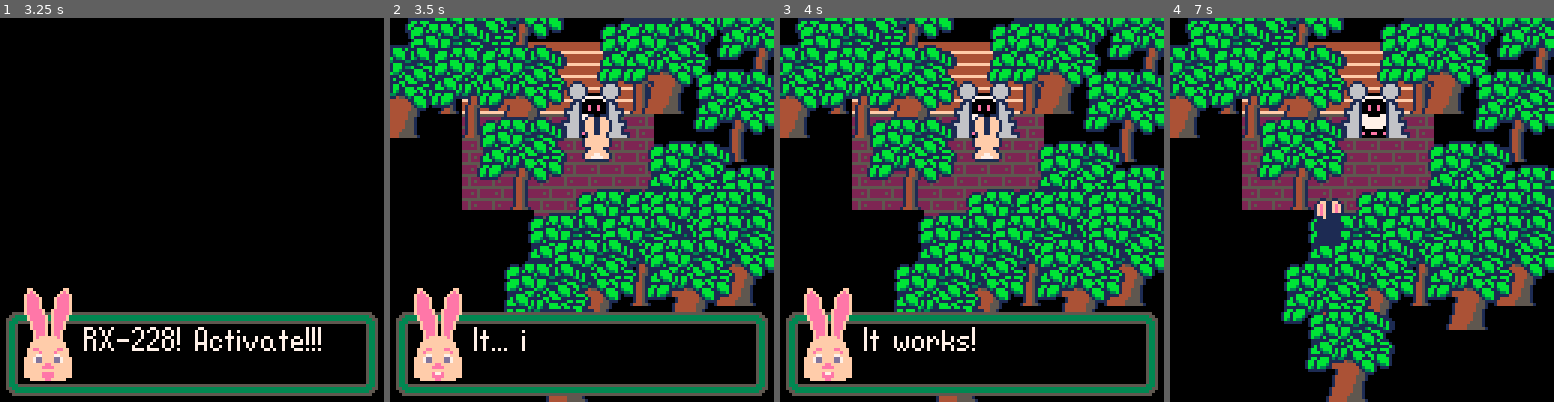
Above: before the commit, frames 1-4 (left to right).
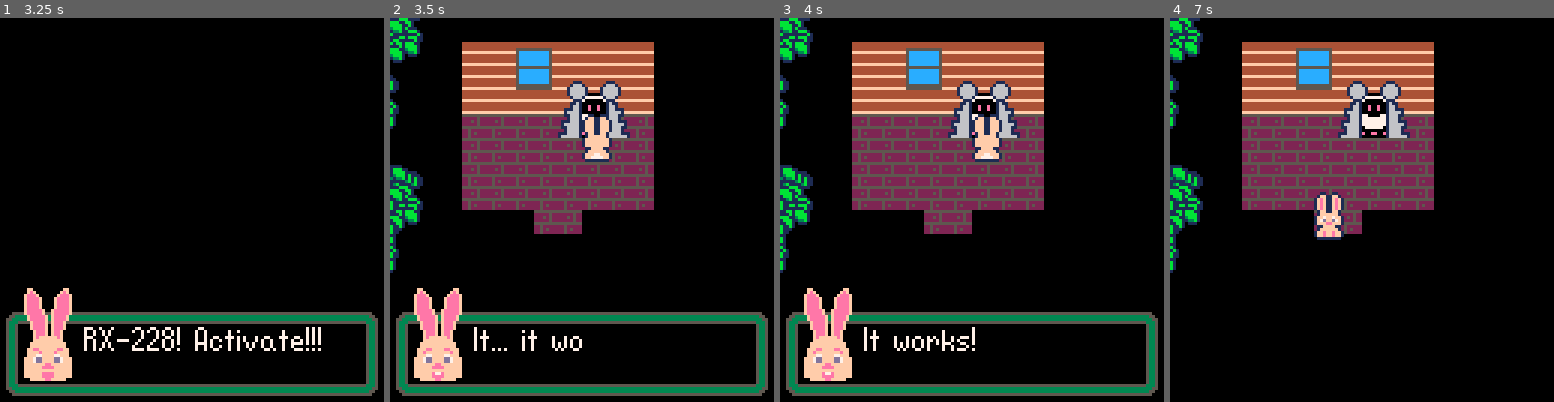
Above: after the commit, the same moments.

Repository: DeCarabas/pico_carts
Game: PICO-8 cartridge robo2.p8
The game is run twice, just before and just after one commit, with the same random seed, the same clock (stepped at 60 frames per second) and the same inputs.
Inputs:
- Up to frame 1 (3.25 s): tap X (X key) at 0.33, 1.07, 1.85, 2.97 s; tap O (Z key) at 0.7, 1.7, 2.1, 2.5, 2.9 s; hold Right 1.6-2.1 s; hold Up 2.15-2.42 s; hold Right 2.47-3.03 s; hold Left from 3.08 s (still down)
- Up to frame 2 (3.5 s): keep holding Left; tap O (Z key) at 3.3 s
- Up to frame 3 (4 s): release Left at 3.58 s; hold Down 3.63-3.97 s; tap O (Z key) at 3.7 s
- Up to frame 4 (7 s): hold Right 4.02-4.68 s; tap X (X key) at 4.08, 5.2, 6.32 s; tap O (Z key) every 0.4 s from 4.1 to 6.9 s; hold Up 4.73-5.03 s; hold Left 5.08-5.68 s; hold Down 5.73-6.03 s; hold Right 6.08-6.58 s; hold Right from 6.63 s (still down)

Frame 1 is identical in both runs. In frame 2, 49% of the frame differs, in the area x 0-100%, y 0-100%; in frame 3, 49%; in frame 4, 54%.

Commit message:
Here is a shadow stencil but it is too slow

Diff:
--- a/robo2.p8
+++ b/robo2.p8
@@ -469,8 +469,9 @@
 
 function draw_tree(t)
    if tree_shadows then all_colors(0) end
-   spr(t.s, t.x*8-4, t.y*8-8,2,2)
-   spr(202, t.x*8-12,t.y*8-24,4,4)
+   local tpx,tpy=(t.x-map_left)*8, t.y*8
+   spr(t.s, tpx-4, tpy-8,2,2)
+   spr(202, tpx-12,tpy-24,4,4)
    pal()
 end
 
